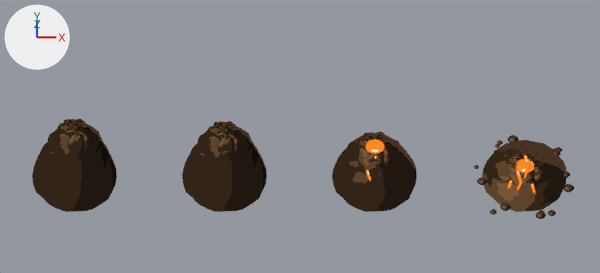
The Blender file art/blend/prop_termite_mound.blend, before and after one commit.
One viewpoint serves both versions: the file's camera 'Cam'. Every picture has the same lights, and +X, +Y and +Z are marked at upper left. The older version comes first.

Names of what the first picture shows: 'termite_mound_damage_0', 'termite_mound_damage_1', 'termite_mound_damage_2', 'termite_mound_damage_3'.
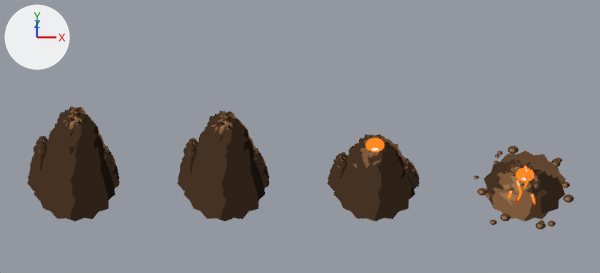
What differs and where, as boxes (x1, y1, x2, y2) in the pictures (600 x 273 px; the box of a moved part takes in the faces that stretch with it):
'termite_mound_damage_0', recoloured, reshaped, moved (8% wider, 22% taller)
    before: (32, 119, 117, 212)
    after: (27, 107, 119, 221)
'termite_mound_damage_1', recoloured, reshaped, moved (8% wider, 21% taller)
    before: (182, 121, 267, 212)
    after: (177, 111, 269, 221)
'termite_mound_damage_3', recoloured, reshaped, moved
    before: (474, 135, 574, 219)
    after: (474, 146, 574, 229)
'termite_mound_damage_2', recoloured, reshaped, moved (8% wider, 9% taller)
    before: (332, 132, 417, 212)
    after: (327, 134, 419, 221)
part 3 of me_termite_mound_2, moved or reshaped
    before: (365, 139, 385, 154)
    after: (365, 138, 385, 152)
part 4 of me_termite_mound_2, moved or reshaped
    before: (332, 132, 417, 212)
    after: (327, 134, 419, 221)
part 5 of me_termite_mound_3, moved or reshaped
    before: (482, 140, 566, 212)
    after: (484, 151, 566, 221)

The change, as a diff of the scene's bpy script:
```diff
--- a/art/blend/prop_termite_mound.blend.py
+++ b/art/blend/prop_termite_mound.blend.py
@@ mat_mound @@
 n22 = _N.new('ShaderNodeValToRGB'); n22.name = 'Color Ramp'
 while len(n22.color_ramp.elements) > 1: n22.color_ramp.elements.remove(n22.color_ramp.elements[-1])
-n22.color_ramp.elements[0].position = 0.0; n22.color_ramp.elements[0].color = (0.00478, 0.00335, 0.00243, 1.0)
-_e = n22.color_ramp.elements.new(0.2); _e.color = (0.0144, 0.00857, 0.00518, 1.0)
-_e = n22.color_ramp.elements.new(0.4); _e.color = (0.0331, 0.0176, 0.00913, 1.0)
-_e = n22.color_ramp.elements.new(0.6); _e.color = (0.0648, 0.0331, 0.016, 1.0)
-_e = n22.color_ramp.elements.new(0.75); _e.color = (0.112, 0.0561, 0.0252, 1.0)
-_e = n22.color_ramp.elements.new(0.9); _e.color = (0.181, 0.0931, 0.0395, 1.0)
+n22.color_ramp.elements[0].position = 0.0; n22.color_ramp.elements[0].color = (0.00802, 0.00561, 0.00402, 1.0)
+_e = n22.color_ramp.elements.new(0.2); _e.color = (0.0262, 0.0152, 0.00913, 1.0)
+_e = n22.color_ramp.elements.new(0.4); _e.color = (0.0595, 0.0319, 0.016, 1.0)
+_e = n22.color_ramp.elements.new(0.6); _e.color = (0.12, 0.0595, 0.0284, 1.0)
+_e = n22.color_ramp.elements.new(0.75); _e.color = (0.205, 0.102, 0.0452, 1.0)
+_e = n22.color_ramp.elements.new(0.9); _e.color = (0.332, 0.171, 0.0723, 1.0)
 _L.new(n1.outputs[0], n0.inputs[0])  # 'Emission' to 'Surface'
@@ me_termite_mound_0 @@
 # used by ob_termite_mound_damage_0; location = (-10.8, -2.24, 0.0); scale = (1.35, 1.35, 1.35)
-me_termite_mound_0.from_pydata(...)  # 1263 vertices, 1260 faces; spans x -1.53..1.48, y -1.49..1.49, z -0.02..3.36
+me_termite_mound_0.from_pydata(...)  # 1263 vertices, 1260 faces; spans x -1.69..1.58, y -1.47..1.47, z -0.01..5.05
+# me_termite_mound_0 part 1: 1263 of 1263 vertices moved; they spanned x -1.53..1.48, y -1.49..1.49, z -0.02..3.36 and now span x -1.69..1.58, y -1.47..1.47, z -0.01..5.05; mean shift (-0.02, 0.0, 0.64)
 me_termite_mound_0.materials.append(mat_mound)
@@ me_termite_mound_1 @@
 # used by ob_termite_mound_damage_1; location = (-3.6, -2.24, 0.0); scale = (1.35, 1.35, 1.35)
-me_termite_mound_1.from_pydata(...)  # 1293 vertices, 1282 faces; spans x -1.53..1.48, y -1.49..1.49, z -0.02..3.16
+me_termite_mound_1.from_pydata(...)  # 1293 vertices, 1282 faces; spans x -1.69..1.58, y -1.47..1.47, z -0.01..4.75
+# me_termite_mound_1 part 2: 1263 of 1293 vertices moved; they spanned x -1.53..1.48, y -1.49..1.49, z -0.02..3.16 and now span x -1.69..1.58, y -1.47..1.47, z -0.01..4.75; mean shift (-0.02, 0.0, 0.6); largest move (0.07, 0.13, 3.03) -> (0.06, 0.12, 4.65)
 me_termite_mound_1.materials.append(mat_mound)
@@ me_termite_mound_2 @@
 # used by ob_termite_mound_damage_2; location = (3.6, -2.24, 0.0); scale = (1.35, 1.35, 1.35)
-me_termite_mound_2.from_pydata(...)  # 1409 vertices, 1400 faces; spans x -1.53..1.48, y -1.49..1.49, z -0.02..2.27
+me_termite_mound_2.from_pydata(...)  # 1409 vertices, 1400 faces; spans x -1.69..1.58, y -1.47..1.47, z -0.01..3.07
+# me_termite_mound_2 part 3: the loose piece of 86 vertices spanning x -0.35..0.35, y -0.4..0.2, z 2.03..2.27 is moved by (0.0, 0.0, 0.8)
+# me_termite_mound_2 part 4: 1263 of 1409 vertices moved; they spanned x -1.53..1.48, y -1.49..1.49, z -0.02..2.26 and now span x -1.69..1.58, y -1.47..1.47, z -0.01..3.05; mean shift (-0.02, 0.0, 0.29); largest move (0.07, 0.13, 2.13) -> (0.06, 0.12, 2.95)
 me_termite_mound_2.materials.append(mat_mound)
@@ me_termite_mound_3 @@
 me_termite_mound_3.from_pydata(...)  # 1827 vertices, 2000 faces; spans x -1.83..1.75, y -1.84..1.64, z -0.02..2.03
 # used by ob_termite_mound_damage_3; location = (10.8, -2.24, 0.0); scale = (1.35, 1.35, 1.35)
+# me_termite_mound_3 part 5: 421 of 1827 vertices moved; they spanned x -1.53..1.48, y -1.49..1.49, z -0.02..0.96 and now span x -1.47..1.45, y -1.47..1.47, z -0.01..1.05; mean shift (0.0, 0.0, 0.06); largest move (-1.38, -0.69, 0.0) -> (-1.24, -0.61, 0.0)
 me_termite_mound_3.materials.append(mat_mound)
@@ ob_termite_mound_damage_0 @@
 ob_termite_mound_damage_0 = bpy.data.objects.new('termite_mound_damage_0', me_termite_mound_0)
-ob_termite_mound_damage_0.location = (-10.8, -2.24, 0.0)
+ob_termite_mound_damage_0.location = (-10.8, -2.83, 0.0)
 ob_termite_mound_damage_0.scale = (1.35, 1.35, 1.35)
@@ ob_termite_mound_damage_1 @@
 ob_termite_mound_damage_1 = bpy.data.objects.new('termite_mound_damage_1', me_termite_mound_1)
-ob_termite_mound_damage_1.location = (-3.6, -2.24, 0.0)
+ob_termite_mound_damage_1.location = (-3.6, -2.83, 0.0)
 ob_termite_mound_damage_1.scale = (1.35, 1.35, 1.35)
@@ ob_termite_mound_damage_2 @@
 ob_termite_mound_damage_2 = bpy.data.objects.new('termite_mound_damage_2', me_termite_mound_2)
-ob_termite_mound_damage_2.location = (3.6, -2.24, 0.0)
+ob_termite_mound_damage_2.location = (3.6, -2.83, 0.0)
 ob_termite_mound_damage_2.scale = (1.35, 1.35, 1.35)
@@ ob_termite_mound_damage_3 @@
 ob_termite_mound_damage_3 = bpy.data.objects.new('termite_mound_damage_3', me_termite_mound_3)
-ob_termite_mound_damage_3.location = (10.8, -2.24, 0.0)
+ob_termite_mound_damage_3.location = (10.8, -2.83, 0.0)
 ob_termite_mound_damage_3.scale = (1.35, 1.35, 1.35)
```
